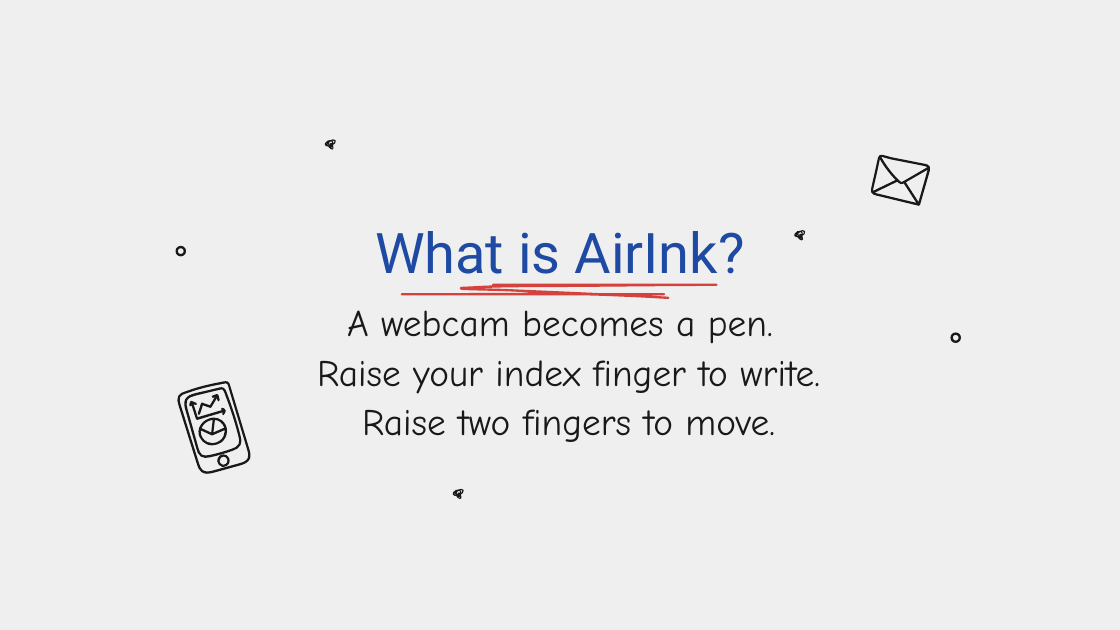
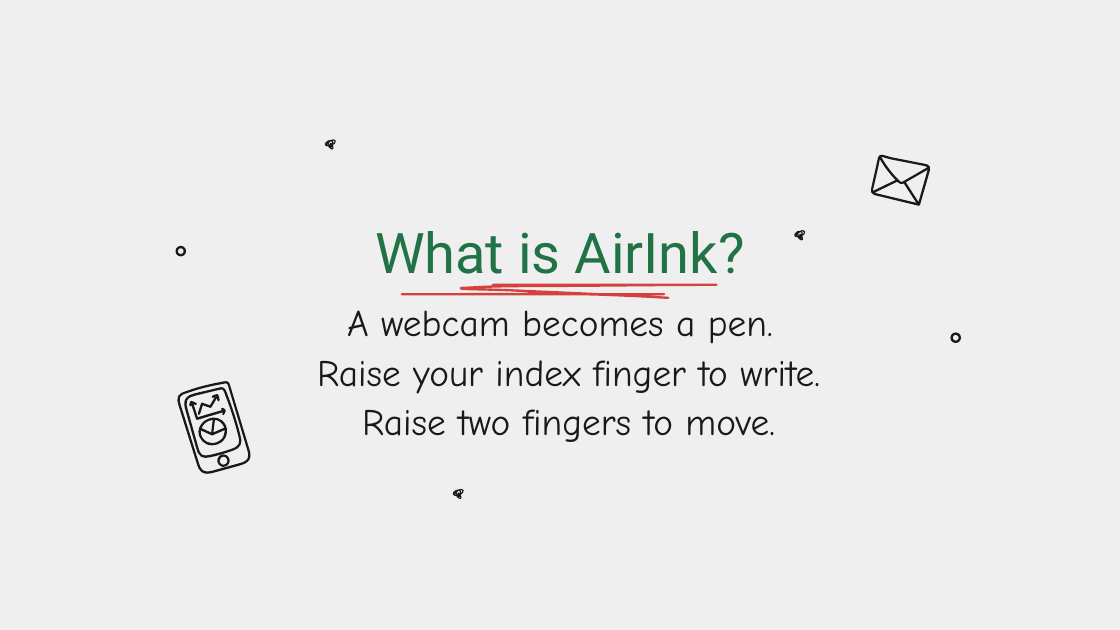
Before and after one commit to thiyatira/AirInk, a slide deck: slide 2 of documents/presentation/AirInk_Presentation.pptx. Drawn at 1120x630 pixels with LibreOffice and Linux fonts; fonts in the diff are those of the drawing; background and template pictures are left out. Boxes give left, top, right and bottom in pixels: in the first picture for what was removed or moved away, otherwise in the second. Text is boxed around its words. In the diff, an @@ line names an element or a change of style, - is before the commit and + after.

```diff
--- a/documents/presentation/AirInk_Presentation.pptx
+++ b/documents/presentation/AirInk_Presentation.pptx
@@ title "What is AirInk?" at [375, 231, 745, 287]: text colour #1E4AA3 to #217346 @@
```
Also in this commit, not shown: 9 other slides changed, 1 slide removed, 4 other files.
